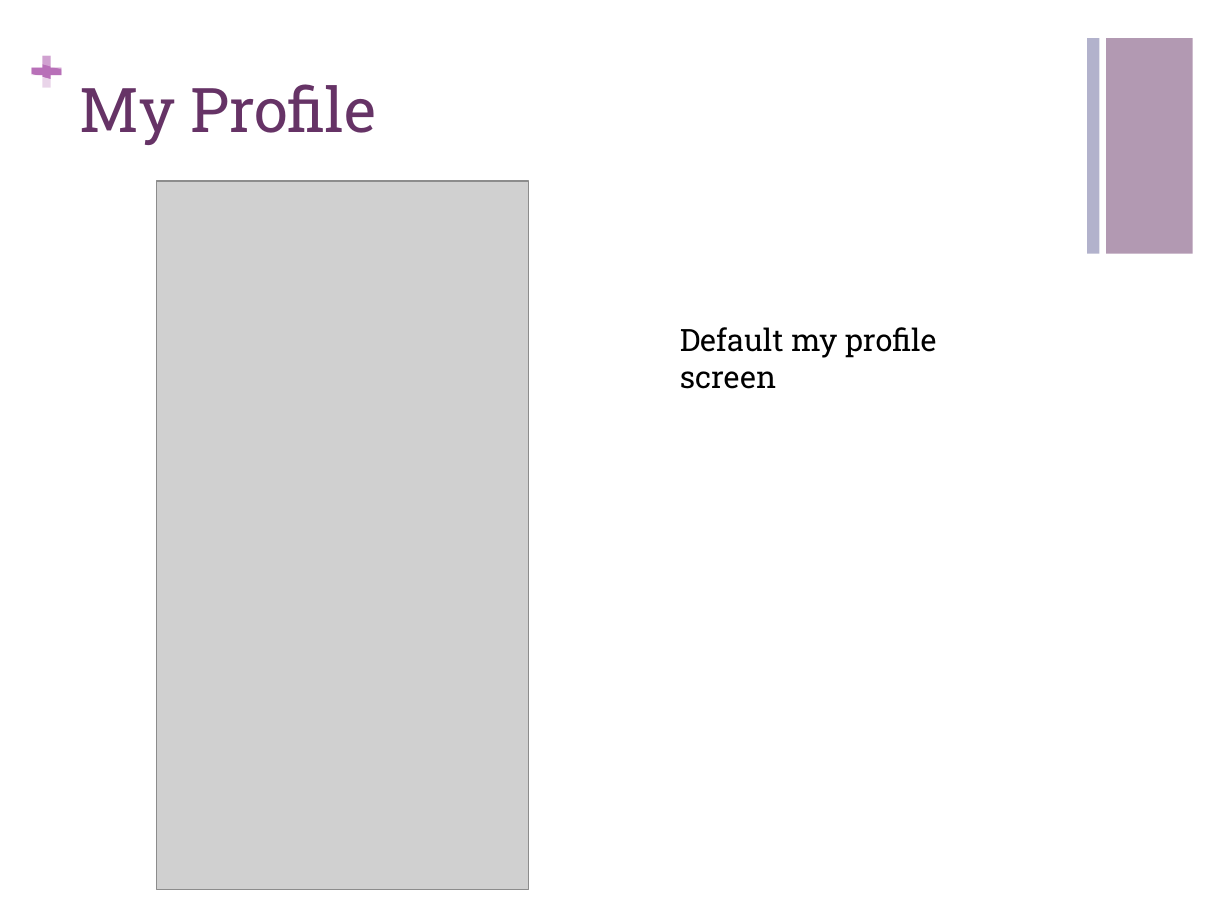
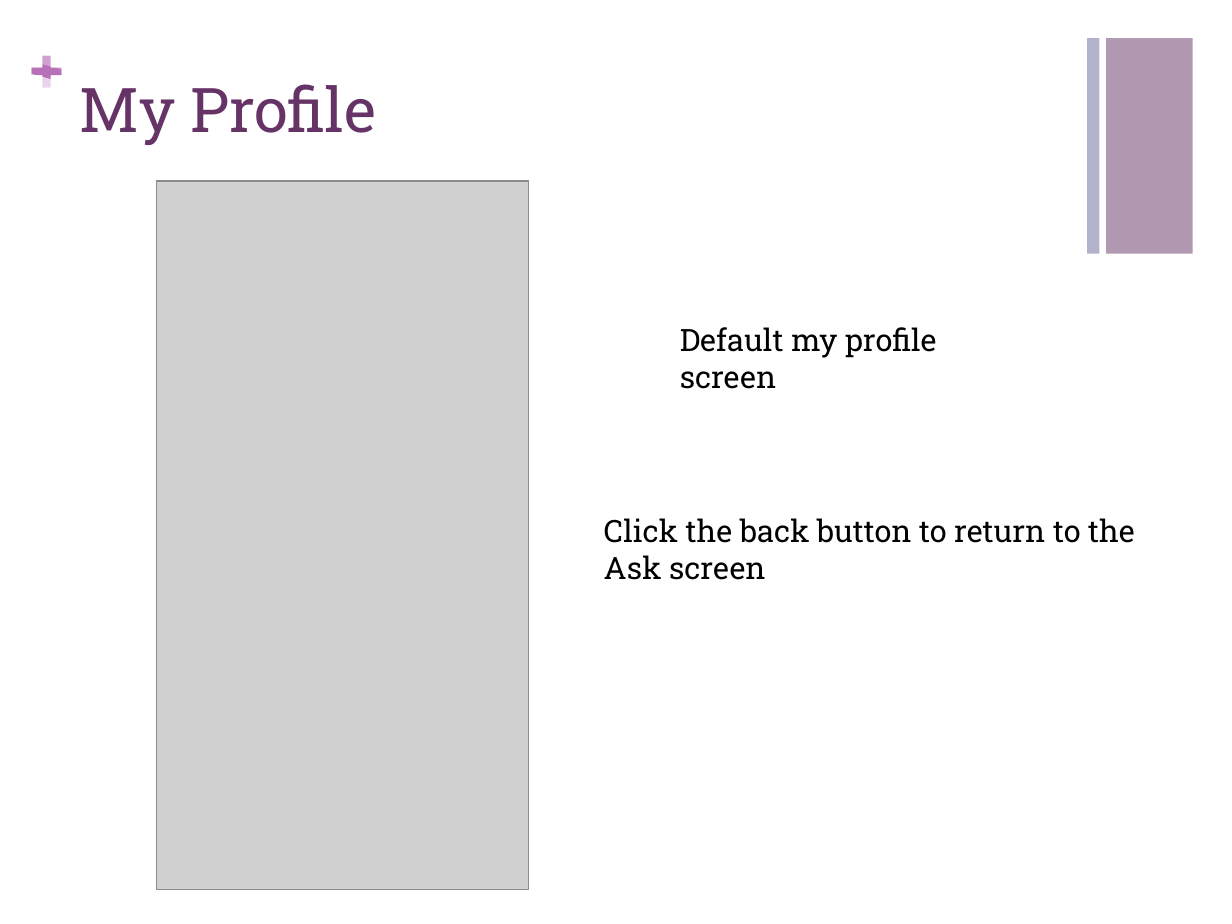
Before and after one commit to CMPUT301F14T05/CorgFu, a slide deck: slide 25 of StoryboardPresentation.pptx. Drawn at 1232x924 pixels with LibreOffice and Linux fonts; fonts in the diff are those of the drawing; grey boxes stand for pictures. Boxes give left, top, right and bottom in pixels: in the first picture for what was removed or moved away, otherwise in the second. Text is boxed around its words. In the diff, an @@ line names an element or a change of style, - is before the commit and + after.

```diff
--- a/StoryboardPresentation.pptx
+++ b/StoryboardPresentation.pptx
@@ text added at (604, 518, 1135, 580), 18 pt, text #000000 @@
+Click the back button to return to the
+Ask screen
```
Also in this commit, not shown: 7 other slides changed, 1 slide added, 1 other file.
